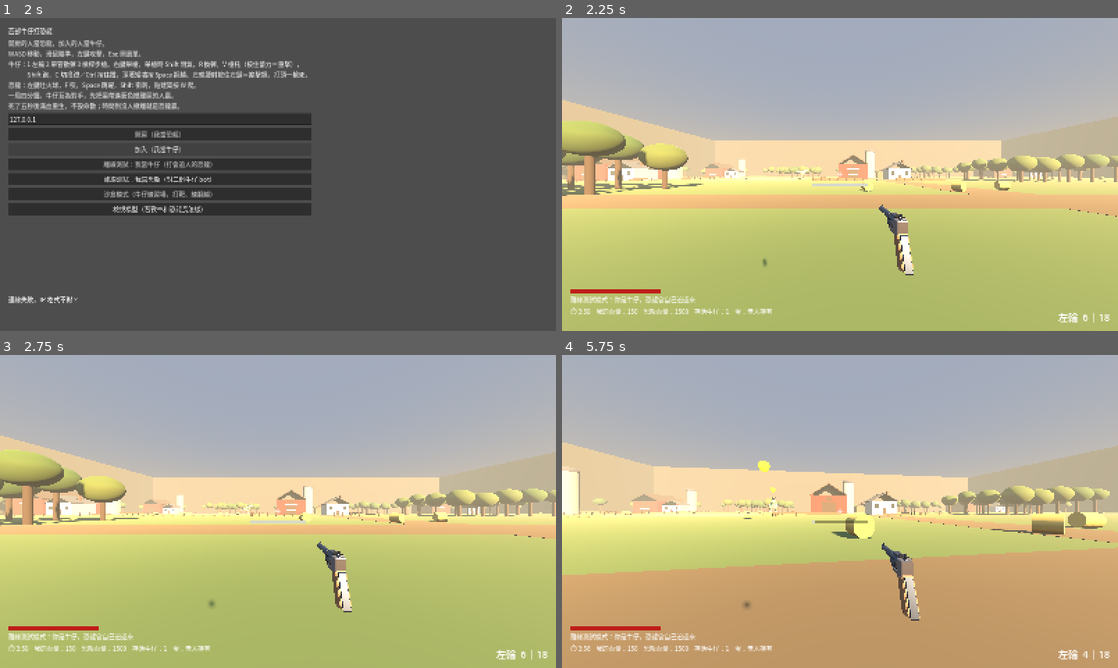
Above: before the commit, frames 1-4 (two rows, left to right).
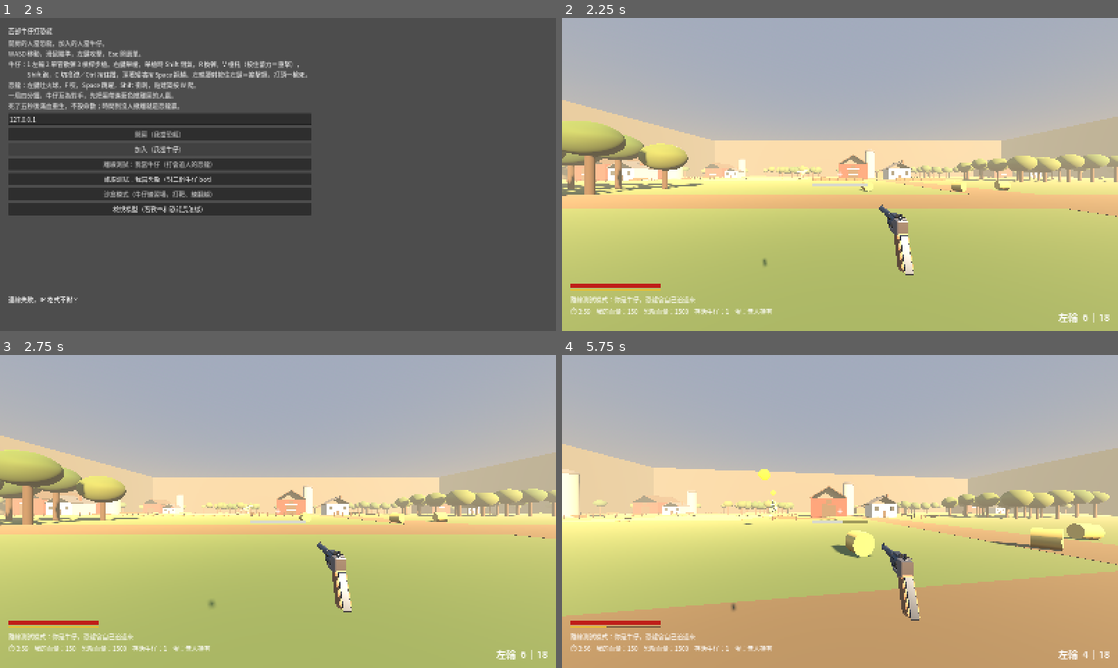
Above: after the commit, the same moments.

Repository: billxu0521/tank_war
Game: Godot game, scene res://main.tscn
The game is run twice, just before and just after one commit, with the same random seed, the same clock (stepped at 60 frames per second) and the same inputs. Sound files missing from this copy of the repository are replaced by a short silence.
Inputs (mouse positions are in pixels of both pictures, inside the frame that each line leads up to):
- Up to frame 1 (2 s): click "開房（我當恐龍）" at 0.5 s; click "加入（我當牛仔）" at 1.25 s
- Up to frame 2 (2.25 s): click "離線測試：我當牛仔（打會追人的恐龍）" at 2 s
- Up to frame 3 (2.75 s): no input
- Up to frame 4 (5.75 s): tap Enter at 2.75 s; move the mouse to (867, 511) at 2.77 s; hold V (melee) 2.78-3.53 s; hold W (move_forward) from 2.78 s (still down); click (867, 511) at 2.92 s; tap Space (jump) at 3.02, 3.32, 3.77, 3.8, 4.07, 4.35, 5.27, 5.57 s; tap Shift (sprint) at 3.05, 3.6, 5.3 s; move the mouse to (812, 511) at 3.52 s; move the mouse to (851, 505) at 4.27 s; hold V (melee) 4.28-5.03 s; move the mouse to (834, 517) at 5.02 s; right-click (834, 517) at 5.1 s; click (834, 517) at 5.17 s

Frame 1 is identical in both runs. In frame 2, 0.4% of the frame differs, in the area x 1-18%, y 84-88%; in frame 3, 0.4%; in frame 4, 17%, in the area x 0-100%, y 28-88%.

Commit message:
feat: 兩條體力——跑步撐 18 秒、近戰改吃黃條，出力時兩條都不回
Co-Authored-By: Claude Opus 5.5 (1M context) <noreply@anthropic.com>

Diff:
--- a/cowboy/cowboy.gd
+++ b/cowboy/cowboy.gd
@@ -15,11 +15,17 @@
 @export var air_accel := 6.0
 
 @export_group("Stamina")
+## 跟 Hunt 一樣有兩條體力：跑步體力（跑、跳、翻越、閉氣）和近戰體力（槍托，左下黃條）。
+## 任何一條在出力，兩條都不回——邊跑邊敲就是兩條一起見底。
 @export var max_stamina := 100.0
-@export var sprint_drain := 22.0
-@export var stamina_recover := 18.0
-## 停止衝刺後要等這麼久才開始回。沒有這段延遲，「衝一下放開再衝」等於無限衝刺。
-@export var recover_delay := 1.2
+## 全力跑約 18 秒見底。Hunt 基礎約 34 秒，但這張圖只有 320 公尺，跑得太久就沒有「跑步很吵」以外的代價
+@export var sprint_drain := 5.5
+@export var stamina_recover := 15.0
+## 停止出力後要等這麼久才開始回。沒有這段延遲，「衝一下放開再衝」等於無限衝刺。
+## Hunt 約 3 秒，這裡取短一點，交火節奏比較快
+@export var recover_delay := 2.0
+@export var max_combat := 100.0
+@export var combat_recover := 25.0
 ## 體力見底後要回到這個值才准再衝。少了門檻會在零點附近抖動衝刺，一步一頓。
 @export var sprint_min_stamina := 25.0
 @export var jump_stamina := 15.0
@@ -66,6 +72,7 @@
 @onready var _stamina_fill: ColorRect = $HUD/StaminaBar/Fill
 @onready var _crosshair: Control = $HUD/Crosshair
 @onready var _hp_fill: ColorRect = $HUD/HealthBar/Fill
+@onready var _combat_fill: ColorRect = $HUD/CombatBar/Fill
 @onready var _body: MeshInstance3D = $Body
 @onready var _torso: CapsuleMesh = _body.mesh
 @onready var _face: MeshInstance3D = $Head/Face
@@ -81,6 +88,8 @@
 var sync_crouching := false
 
 var stamina: float
+## 近戰體力。見底還能輕擊，但變慢；不能重擊
+var combat_stamina: float
 ## 大於 0 的時候體力不回復
 var _recover_wait := 0.0
 ## 體力見底過，還沒回到門檻，暫時不准衝刺
@@ -106,6 +115,7 @@
 	super()
 	is_local = is_multiplayer_authority()
 	stamina = max_stamina
+	combat_stamina = max_combat
 	_stand_head_y = head.position.y
 	_stamina_bar_width = _stamina_fill.size.x
 	_refresh_stamina_bar()
@@ -142,6 +152,7 @@
 	# 打中人準心閃紅，遠距離看不出血條掉，這是唯一的命中確認
 	_crosshair.modulate = Color(1, 0.3, 0.25) if hit_until > Time.get_ticks_msec() else Color.WHITE
 	_hp_fill.size.x = (_hp_fill.get_parent() as Control).size.x * clampf(float(hp) / max_hp, 0.0, 1.0)
+	_combat_fill.size.x = (_combat_fill.get_parent() as Control).size.x * combat_stamina / max_combat
 
 
 func _unhandled_input(event: InputEvent) -> void:
@@ -372,6 +383,7 @@
 		_recover_wait = maxf(_recover_wait - delta, 0.0)
 		if _recover_wait == 0.0:
 			stamina = minf(stamina + stamina_recover * delta, max_stamina)
+			combat_stamina = minf(combat_stamina + combat_recover * delta, max_combat)
 		if _sprint_locked and stamina >= sprint_min_stamina:
 			_sprint_locked = false
 	_refresh_stamina_bar()
@@ -470,6 +482,12 @@
 	_refresh_stamina_bar()
 
 
+## 近戰體力的消耗。一樣會壓住兩條的回復。
+func spend_combat(amount: float) -> void:
+	combat_stamina = maxf(combat_stamina - amount, 0.0)
+	_recover_wait = recover_delay
+
+
 ## 見底鎖住時變紅，讓玩家知道現在按衝刺沒用。
 func _refresh_stamina_bar() -> void:
 	_stamina_fill.size.x = _stamina_bar_width * (stamina / max_stamina)
--- a/cowboy/cowboy.tscn
+++ b/cowboy/cowboy.tscn
@@ -169,9 +169,9 @@
 anchor_top = 1.0
 anchor_bottom = 1.0
 offset_left = 24.0
-offset_top = -120.0
+offset_top = -136.0
 offset_right = 284.0
-offset_bottom = -108.0
+offset_bottom = -124.0
 grow_vertical = 0
 color = Color(0, 0, 0, 0.45)
 
@@ -179,6 +179,23 @@
 offset_right = 260.0
 offset_bottom = 12.0
 color = Color(0.75, 0.12, 0.1, 1)
+
+; 近戰體力：血條正下方的黃條，跟 Hunt 同一個位置
+[node name="CombatBar" type="ColorRect" parent="HUD"]
+anchors_preset = 2
+anchor_top = 1.0
+anchor_bottom = 1.0
+offset_left = 24.0
+offset_top = -119.0
+offset_right = 284.0
+offset_bottom = -114.0
+grow_vertical = 0
+color = Color(0, 0, 0, 0.45)
+
+[node name="Fill" type="ColorRect" parent="HUD/CombatBar"]
+offset_right = 260.0
+offset_bottom = 5.0
+color = Color(0.92, 0.75, 0.18, 1)
 
 [node name="AmmoLabel" type="Label" parent="HUD"]
 anchors_preset = 3
--- a/cowboy/viewmodel.gd
+++ b/cowboy/viewmodel.gd
@@ -245,16 +245,18 @@
 	weapon.windup = clampf(_melee_held / heavy_charge_time, 0.0, 1.0) if _melee_held >= 0.0 else 0.0
 
 
-## 槍托敲人。重擊體力不夠就退成輕擊（Hunt：體力見底不能重擊）。
+## 槍托敲人，吃近戰體力（左下黃條）。照 Hunt：體力不夠重擊就退成輕擊；
+## 見底了還能輕擊，但慢一倍（傷害不變）。
 func try_melee(heavy := false) -> void:
-	if heavy and _player.stamina < heavy_stamina:
+	if heavy and _player.combat_stamina < heavy_stamina:
 		heavy = false
+	if _melee_cooldown > 0.0:
+		return
 	var cost := heavy_stamina if heavy else melee_stamina
-	if _melee_cooldown > 0.0 or _player.stamina < cost:
-		return
+	var winded: bool = _player.combat_stamina < cost
 	cancel_reload()
-	_melee_cooldown = heavy_cooldown if heavy else melee_cooldown
-	_player.spend_stamina(cost)
+	_melee_cooldown = (heavy_cooldown if heavy else melee_cooldown) * (2.0 if winded else 1.0)
+	_player.spend_combat(cost)
 	_anim_lock = weapon.play(&"melee", blend)
 	var from := _camera.global_position
 	var to := from - _camera.global_transform.basis.z * melee_range
--- a/test_battle.gd
+++ b/test_battle.gd
@@ -88,7 +88,7 @@
 		printerr("有 %d 項失敗" % _fails)
 		quit(1)
 	else:
-		print("OK：生怪、傷害、時間到判勝、重生、咬擊方向、離線兩種模式、牛仔身分與開槍、按鍵綁定、三把槍與爆頭閉氣輕重近戰、沙盒、鄉村柵欄、回大廳重開、建築擋視線、圍牆擋出界、暴龍骨架與尾巴慣性、側傾與位移延遲、開槍命中恐龍、恐龍跳躍、牛仔 bot、體力規則、衝刺技能、蛋與撤離、恐龍撿不到蛋、火球、中彈踉蹌都正常")
+		print("OK：生怪、傷害、時間到判勝、重生、咬擊方向、離線兩種模式、牛仔身分與開槍、按鍵綁定、三把槍與爆頭閉氣輕重近戰兩條體力、沙盒、鄉村柵欄、回大廳重開、建築擋視線、圍牆擋出界、暴龍骨架與尾巴慣性、側傾與位移延遲、開槍命中恐龍、恐龍跳躍、牛仔 bot、體力規則、衝刺技能、蛋與撤離、恐龍撿不到蛋、火球、中彈踉蹌都正常")
 	return true
 
 # --- 共用 ---
@@ -286,6 +286,33 @@
 	_ck(vm.heavy_damage > vm.melee_damage and vm.heavy_stamina > vm.melee_stamina,
 		"重擊要比輕擊痛、也比較貴")
 	# 真的敲到人要跨物理幀，見 _phase 0
+
+	# 兩條體力：跑步不吃近戰體力、近戰不吃跑步體力；出力時兩條都不回
+	me.stamina = me.max_stamina
+	me.combat_stamina = me.max_combat
+	var t := 0.0
+	while me.update_stamina(true, 0.1) and t < 120.0:
+		t += 0.1
+	_ck(t > 12.0 and t < 30.0, "全力跑要撐 12~30 秒（現在 %.1f 秒）" % t)
+	_ck(is_equal_approx(me.combat_stamina, me.max_combat), "跑步不該吃近戰體力")
+	me.stamina = 50.0
+	vm._melee_cooldown = 0.0
+	vm.try_melee()
+	_ck(is_equal_approx(me.stamina, 50.0) and me.combat_stamina < me.max_combat,
+		"槍托吃近戰體力，不吃跑步體力")
+	var combat_after: float = me.combat_stamina
+	me.update_stamina(false, 0.5)
+	_ck(is_equal_approx(me.stamina, 50.0) and is_equal_approx(me.combat_stamina, combat_after),
+		"剛敲完還在回復延遲內，兩條都不回")
+	for i in 60:
+		me.update_stamina(false, 0.1)
+	_ck(me.stamina > 50.0 and me.combat_stamina > combat_after, "延遲過後兩條都要回")
+	# 近戰體力見底：還能輕擊，但慢一倍
+	me.combat_stamina = 0.0
+	vm._melee_cooldown = 0.0
+	vm.try_melee(true)
+	_ck(is_equal_approx(vm._melee_cooldown, vm.melee_cooldown * 2.0),
+		"黃條見底時重擊退成輕擊，而且慢一倍（冷卻 %.2f）" % vm._melee_cooldown)
 	_end(m)
 
 ## 沙盒：靶站好、沒有時間限制、子彈無限、靶打死生回原地
@@ -703,13 +730,13 @@
 ## 重擊比輕擊痛；體力不夠重擊就退成輕擊
 func _check_melee_hits() -> void:
 	var vm: Node = _brawler.viewmodel
-	_brawler.stamina = _brawler.max_stamina
+	_brawler.combat_stamina = _brawler.max_combat
 	var hp0: int = _dino.hp
 	vm.try_melee(true)
 	_ck(hp0 - _dino.hp == vm.heavy_damage, "重擊要打出 %d 傷（打出 %d）" % [vm.heavy_damage, hp0 - _dino.hp])
-	_ck(is_equal_approx(_brawler.stamina, _brawler.max_stamina - vm.heavy_stamina),
-		"重擊要扣 %.0f 體力" % vm.heavy_stamina)
-	_brawler.stamina = vm.heavy_stamina - 1.0
+	_ck(is_equal_approx(_brawler.combat_stamina, _brawler.max_combat - vm.heavy_stamina),
+		"重擊要扣 %.0f 近戰體力" % vm.heavy_stamina)
+	_brawler.combat_stamina = vm.heavy_stamina - 1.0
 	vm._melee_cooldown = 0.0
 	hp0 = _dino.hp
 	vm.try_melee(true)
Not shown, changed: README.md
